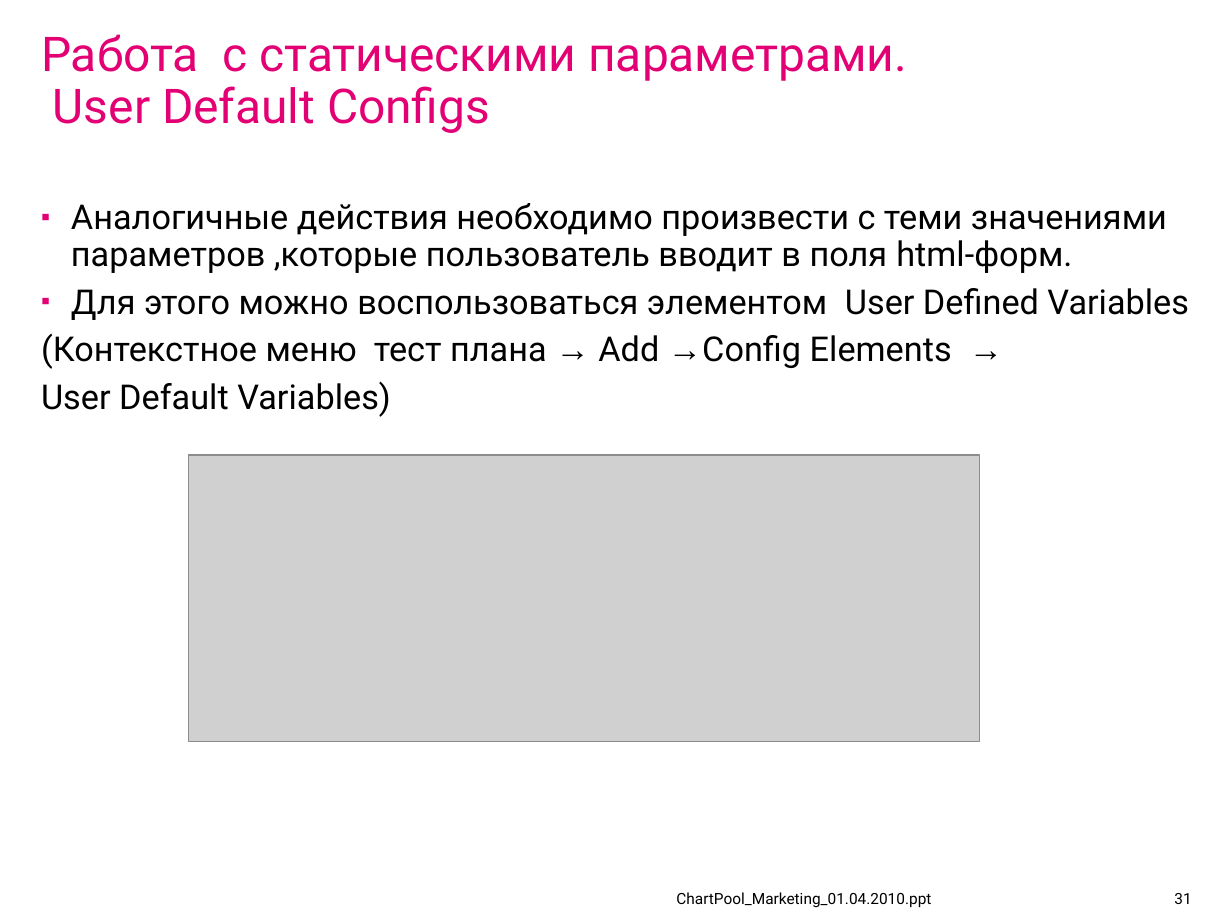
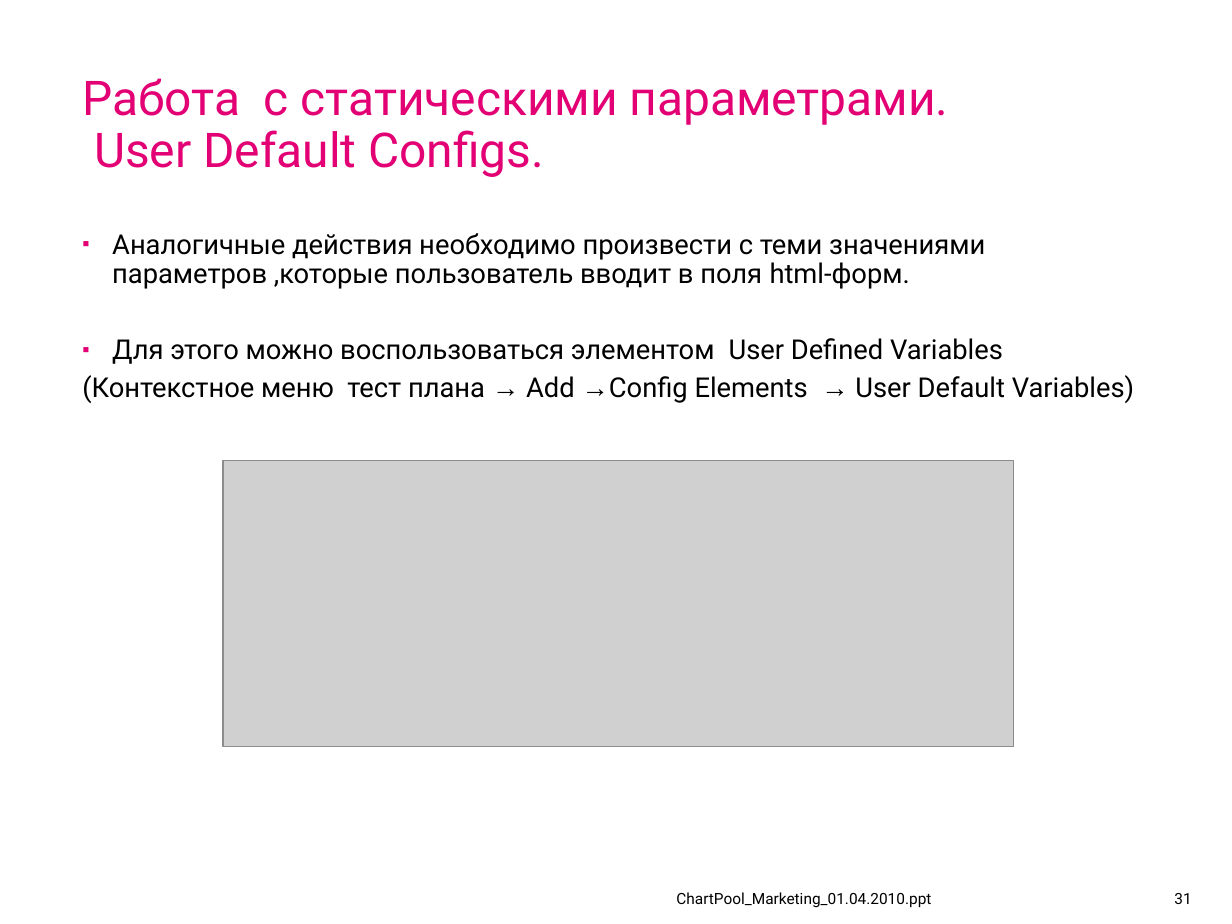
Before and after one commit to IvanCS/JMeterAvtoTestingDemo, a slide deck: slide 31 of documents/presentation.ppt. Drawn at 1232x924 pixels with LibreOffice and Linux fonts; fonts in the diff are those of the drawing; grey boxes stand for pictures; background and template pictures are left out. Boxes give left, top, right and bottom in pixels: in the first picture for what was removed or moved away, otherwise in the second. Text is boxed around its words. In the diff, an @@ line names an element or a change of style, - is before the commit and + after.

```diff
--- a/documents/presentation.ppt
+++ b/documents/presentation.ppt
@@ title at [82, 78, 949, 177]: text changed @@
-Работа c статическими параметрами.
-User Default Configs
+Работа c статическими параметрами.
+User Default Configs.
@@ text "Аналогичные действия необходимо произвести с ...": place and size @@
-text "Аналогичные действия необходимо произвести с ..." at [41, 203, 1189, 417]
+text "Аналогичные действия необходимо произвести с ..." at [82, 233, 1134, 403]
@@ text at [112, 233, 1003, 364]: size 20 to 16 pt in "Аналогичные действия необходимо произвести с теми значениями ...", "Для этого можно воспользоваться элементом User Defined ..."; less space between paragraphs @@
@@ text at [82, 375, 1134, 403]: text changed; size 20 to 16 pt @@
-(Контекстное меню тест плана → Add →Config Elements →
-User Default Variables)
+(Контекстное меню тест плана → Add →Config Elements → User Default Variables)
@@ picture: place and size @@
-picture at [188, 455, 979, 740]
+picture at [223, 461, 1014, 747]
```
Also in this commit, not shown: 41 other slides changed, 6 slides added, 5 slides removed, 3 other files.
